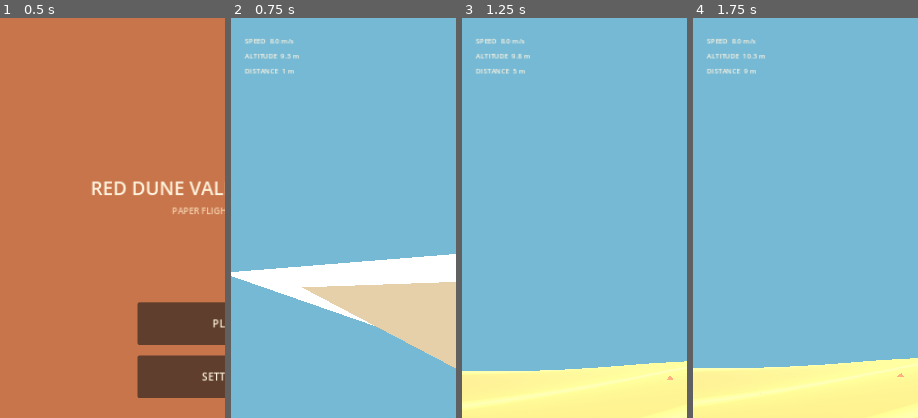
Above: before the commit, frames 1-4 (left to right).
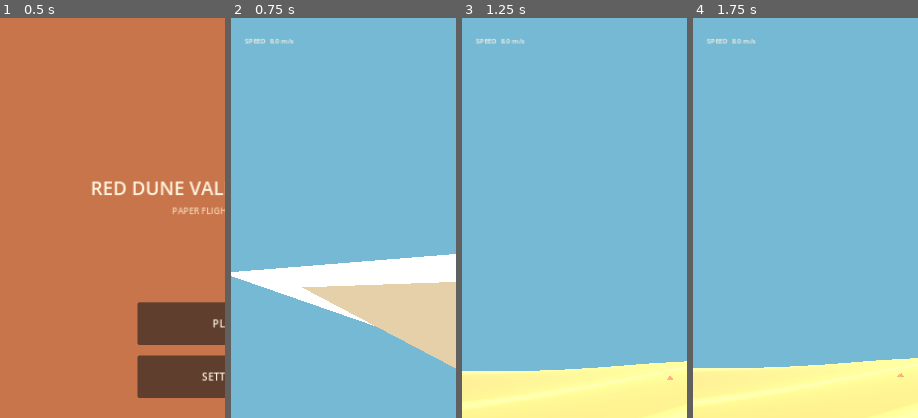
Above: after the commit, the same moments.

Repository: A8adbek/Gold
Game: Godot game, scene res://main.tscn
The game is run twice, just before and just after one commit, with the same random seed, the same clock (stepped at 60 frames per second) and the same inputs. Sound files missing from this copy of the repository are replaced by a short silence.
Inputs (mouse positions are % of the whole screen's width and height, from its top left):
- Up to frame 1 (0.5 s): no input
- Up to frame 2 (0.75 s): click "PLAY" at 0.5 s
- Up to frame 3 (1.25 s): no input
- Up to frame 4 (1.75 s): move the mouse to (72, 45) at 1.27 s; hold D (roll_right) from 1.28 s (still down); click (72, 45) at 1.42 s
The pictures show only the part of the screen within x 0-50%, y 0-50%; the shares and areas given below are measured in that part.

Frame 1 is identical in both runs. In frame 2, 0.4% of the frame differs, in the area x 6-31%, y 9-14%; in frame 3, 0.4%; in frame 4, 0.4%, in the area x 6-32%, y 9-14%.

Commit message:
Keep gameplay HUD to speed meter and pause only

Diff:
--- a/godot/scripts/world.gd
+++ b/godot/scripts/world.gd
@@ -266,8 +266,6 @@
 	hud_layer = layer
 	add_child(layer)
 	speed_label = _hud_label(layer, Vector2(22, 28), "SPEED  0.0 m/s")
-	altitude_label = _hud_label(layer, Vector2(22, 52), "ALTITUDE  0.0 m")
-	distance_label = _hud_label(layer, Vector2(22, 76), "DISTANCE  0 m")
 	pause_button = _ui_button("PAUSE", Vector2(555, 24), Vector2(140, 52))
 	layer.add_child(pause_button)
 	pause_button.pressed.connect(_toggle_pause)
@@ -418,8 +416,6 @@
 	camera.look_at(plane.position + Vector3(0, 0, -5), Vector3.UP)
 	if speed_label:
 		speed_label.text = "SPEED  %.1f m/s" % velocity.length()
-		altitude_label.text = "ALTITUDE  %.1f m" % max(0.0, plane.position.y - _height(plane.position.x, plane.position.z))
-		distance_label.text = "DISTANCE  %.0f m" % max(0.0, -plane.position.z)
 
 func _update_flight_audio(delta: float, input: Vector2) -> void:
 	if wind_playback == null or turn_playback == null: return
